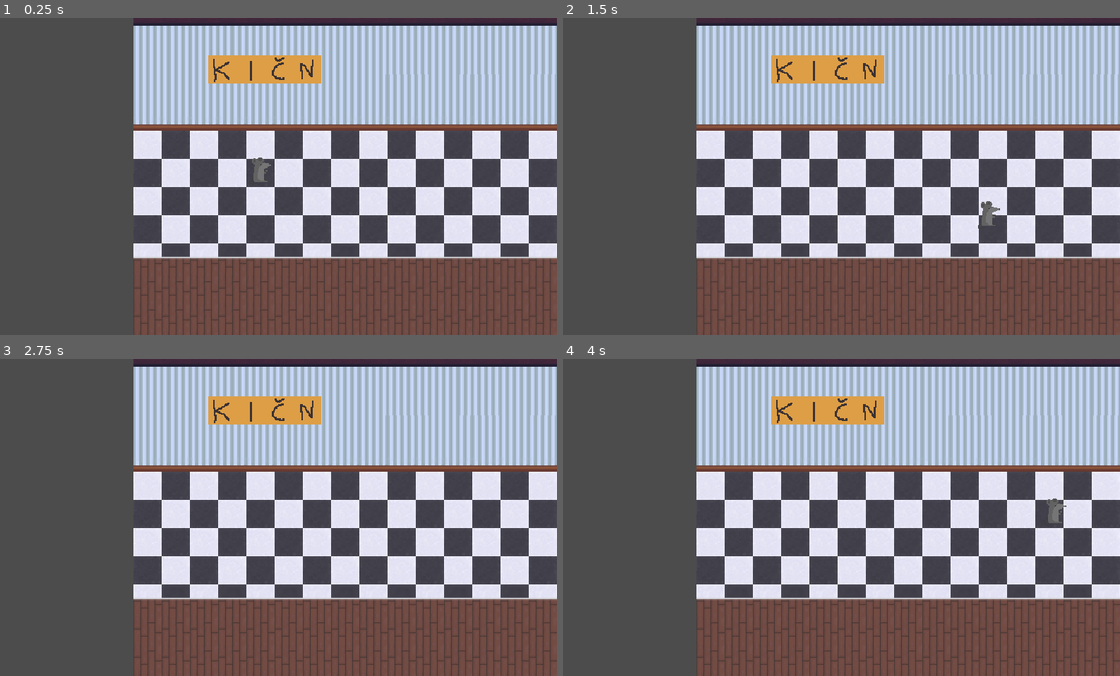
Above: before the commit, frames 1-4 (two rows, left to right).
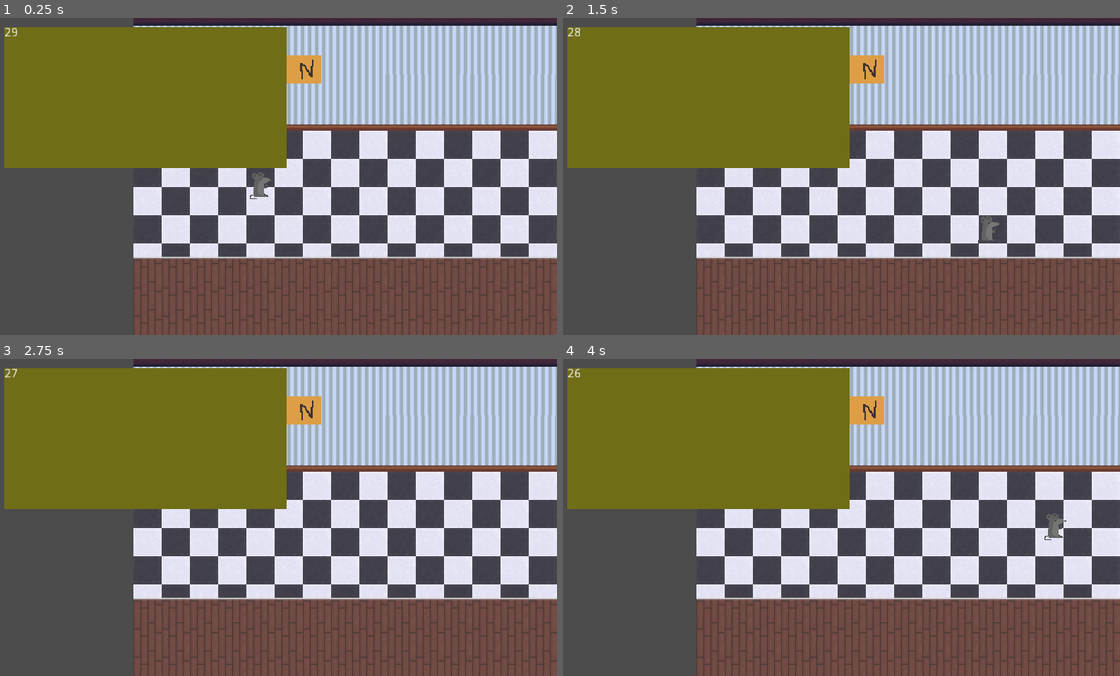
Above: after the commit, the same moments.

Repository: dudekekic/mouse_hole
Game: Godot game, scene res://src/levels/KitchenMain.tscn
Two runs of this game, one before a commit and one after it. Both use one fixed random seed, a clock stepped at 60 frames per second and the inputs below. The project has no main scene, so this scene is started directly.
Inputs:
- Up to frame 1 (0.25 s): no input
- Up to frame 2 (1.5 s): tap Enter at 0.5 s; hold Right (ui_right) 0.53-1.28 s; hold Down (ui_down) from 1.28 s (still down)
- Up to frame 3 (2.75 s): release Down (ui_down) at 2.03 s; hold Right (ui_right) from 2.03 s (still down)
- Up to frame 4 (4 s): tap Space at 2.75 s; release Right (ui_right) at 2.78 s; hold Up (ui_up) 2.78-3.53 s; tap Enter at 3.5 s; hold Left (ui_left) from 3.53 s (still down)

The runs differ from the first frame. In frame 1, 23% of the frame differs, in the area x 0-52%, y 2-58%; in frame 2, 23%; in frame 3, 23%; in frame 4, 23%, in the area x 0-91%, y 2-58%.

Commit message:
Napravljen funkcionalan i prilagodljiv tajmer za levele. #6

Diff:
--- a/src/MouseHole.gd
+++ b/src/MouseHole.gd
@@ -1,6 +1,4 @@
 extends Control
-
-
 
 func _on_btnEndDay_pressed() -> void:
 	get_tree().change_scene("res://src/levels/KitchenMain.tscn")
--- /dev/null
+++ b/src/actors/Level_timer.gd
@@ -0,0 +1,18 @@
+extends Node
+
+onready var timer = get_node("Timer")
+onready var node = get_parent()
+onready var time = node.LEVEL_TIME
+signal timeOut
+
+func _ready():
+	$TextureRect/RichTextLabel.bbcode_text = str(time)
+	timer.set_wait_time(time)
+	timer.start()
+
+func _process(delta):
+	$TextureRect/RichTextLabel.bbcode_text = str(int(timer.get_time_left()))
+
+func _on_Timer_timeout():
+	emit_signal("timeOut")
+	timer.stop()
--- /dev/null
+++ b/src/actors/Level_timer.tscn
@@ -0,0 +1,37 @@
+[gd_scene load_steps=4 format=2]
+
+[ext_resource path="res://src/actors/Level_timer.gd" type="Script" id=1]
+[ext_resource path="res://assets/stand-in/timer_square.png" type="Texture" id=2]
+
+[sub_resource type="RectangleShape2D" id=1]
+extents = Vector2( 165.94, 84.4189 )
+
+[node name="Control" type="RigidBody2D"]
+script = ExtResource( 1 )
+
+[node name="TextureRect" type="Sprite" parent="."]
+position = Vector2( 316.269, 179.071 )
+texture = ExtResource( 2 )
+
+[node name="RichTextLabel" type="RichTextLabel" parent="TextureRect"]
+anchor_right = 1.0
+anchor_bottom = 1.0
+margin_left = -160.0
+margin_top = -80.0
+margin_right = -160.0
+margin_bottom = -80.0
+size_flags_stretch_ratio = 0.0
+bbcode_enabled = true
+bbcode_text = "sshadahkdakad"
+tab_size = 5
+text = "sshadahkdakad"
+__meta__ = {
+"_edit_use_anchors_": false
+}
+
+[node name="Timer" type="Timer" parent="."]
+
+[node name="CollisionShape2D" type="CollisionShape2D" parent="."]
+position = Vector2( 316.269, 179.071 )
+shape = SubResource( 1 )
+[connection signal="timeout" from="Timer" to="." method="_on_Timer_timeout"]
--- /dev/null
+++ b/src/levels/KitchenMain.gd
@@ -0,0 +1,10 @@
+extends Node2D
+
+const LEVEL_TIME = 30
+
+func _ready():
+	var levelTimer = get_tree().get_root().find_node("Level_timer", true, false)
+	levelTimer.connect("timeOut", self, "_handle_timeOut_spotted")
+
+func _handle_timeOut_spotted():
+	get_tree().change_scene("res://src/MouseHole.tscn")
--- a/src/levels/KitchenMain.tscn
+++ b/src/levels/KitchenMain.tscn
@@ -1,13 +1,15 @@
-[gd_scene load_steps=9 format=2]
+[gd_scene load_steps=11 format=2]
 
 [ext_resource path="res://src/actors/Player_Character.tscn" type="PackedScene" id=1]
 [ext_resource path="res://assets/stand-in/kuhinja_label.png" type="Texture" id=2]
 [ext_resource path="res://assets/kitchen/floortilesheet001.png" type="Texture" id=3]
-
-[sub_resource type="ConvexPolygonShape2D" id=2]
+[ext_resource path="res://src/levels/KitchenMain.gd" type="Script" id=4]
+[ext_resource path="res://src/actors/Level_timer.tscn" type="PackedScene" id=5]
+
+[sub_resource type="ConvexPolygonShape2D" id=1]
 points = PoolVector2Array( 32, 32, 0, 32, 0, 24.9221, 32, 24.9221 )
 
-[sub_resource type="TileSet" id=1]
+[sub_resource type="TileSet" id=2]
 0/name = "floortilesheet001.png 0"
 0/texture = ExtResource( 3 )
 0/tex_offset = Vector2( 0, 0 )
@@ -235,11 +237,12 @@
 1/z_index = 0
 
 [node name="Kuhinja_main" type="Node2D"]
+script = ExtResource( 4 )
 
 [node name="LevelTiles" type="Node2D" parent="."]
 
 [node name="FloorAndWalls" type="TileMap" parent="LevelTiles"]
-tile_set = SubResource( 1 )
+tile_set = SubResource( 2 )
 cell_size = Vector2( 32, 32 )
 format = 1
 tile_data = PoolIntArray( 5, 0, 0, 6, 0, 0, 7, 0, 0, 8, 0, 0, 9, 0, 0, 10, 0, 0, 11, 0, 0, 12, 0, 0, 13, 0, 0, 14, 0, 0 …(20149 unchanged characters)…
@@ -256,3 +259,8 @@
 [node name="kuhinja_label" type="Sprite" parent="."]
 position = Vector2( 309.016, 58.4797 )
 texture = ExtResource( 2 )
+
+[node name="Level_timer" parent="." instance=ExtResource( 5 )]
+position = Vector2( -142.866, -88.8945 )
+mode = 1
+mass = 0.00102041
Binary file added: assets/stand-in/timer_square.png
Not shown, added: assets/stand-in/timer_square.png.import
Not shown: 1 places in src/levels/KitchenMain.tscn that only renumber resources
